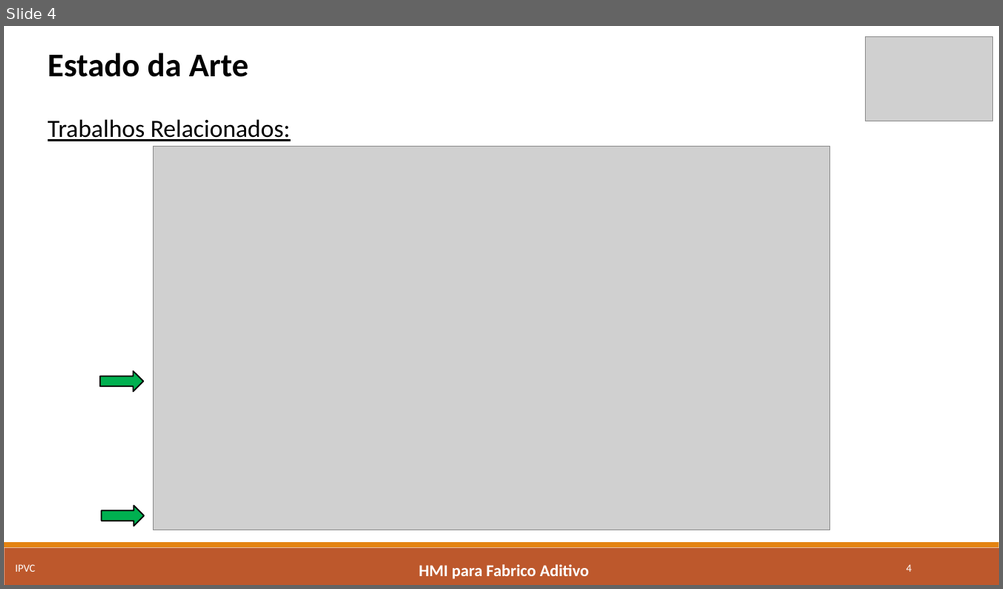
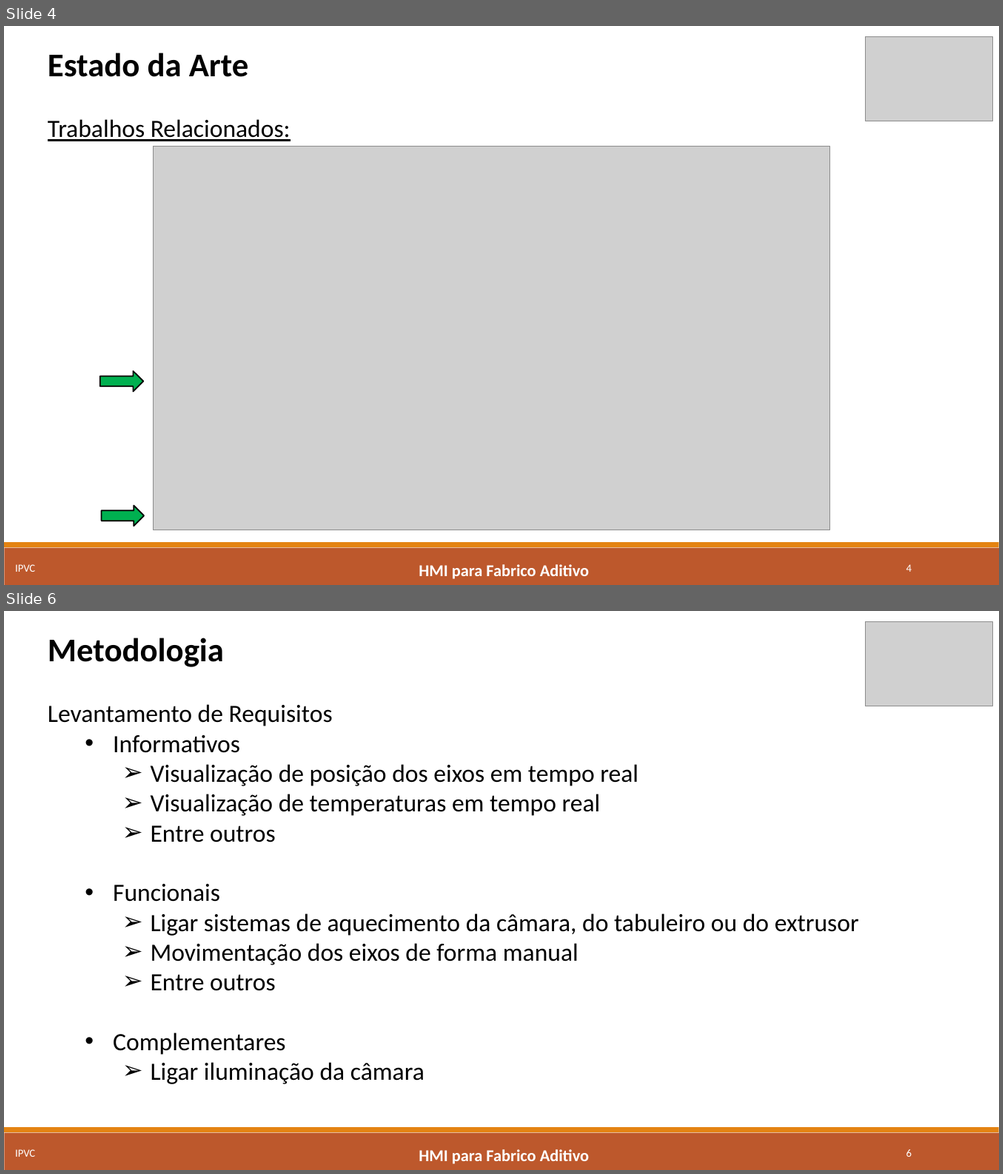
Before and after one commit to marcorlsrodrigues/projeto, a slide deck: Apresentacao_Final_MarcoRodrigues4652.pptx. Shown one above the other, each under a label of ours: slide 4 before the commit, slides 4 and 6 after it; the slides between them are not shown. The pictures are 1003x589 and 1003x1174 pixels, drawn with LibreOffice and Linux fonts; fonts in the diff are those of the drawing; grey boxes stand for pictures. Boxes give left, top, right and bottom in pixels: in the first picture for what was removed or moved away, otherwise in the second. Text is boxed around its words. In the diff, an @@ line names an element or a change of style, - is before the commit and + after.

```diff
--- a/Apresentacao_Final_MarcoRodrigues4652.pptx
+++ b/Apresentacao_Final_MarcoRodrigues4652.pptx
@@ slide 6 added at (x1=4, y1=611, x2=999, y2=1170), background #FFFFFF; not listed: 2 template elements that a slide beside it also shows @@
@@ picture added at (x1=865, y1=621, x2=992, y2=706) @@
@@ text added at (x1=48, y1=638, x2=859, y2=1085), 24 pt, text #000000 @@
+Metodologia
+Levantamento de Requisitos
+  • Informativos
+    ➢ Visualização de posição dos eixos em tempo real
+    ➢ Visualização de temperaturas em tempo real
+    ➢ Entre outros
+  • Funcionais
+    ➢ Ligar sistemas de aquecimento da câmara, do tabuleiro ou do extrusor
+    ➢ Movimentação dos eixos de forma manual
+    ➢ Entre outros
+  • Complementares
+    ➢ Ligar iluminação da câmara
@@ text added at (x1=15, y1=1150, x2=35, y2=1157), 10.5 pt, text #FFFFFF @@
+IPVC
@@ text added at (x1=418, y1=1150, x2=589, y2=1165), 16 pt, text #FFFFFF, bold @@
+HMI para Fabrico Aditivo
@@ page number added at (x1=906, y1=1150, x2=911, y2=1157), 10.5 pt, text #FFFFFF @@
+6
```
Also in this commit, not shown: 6 slides changed, 1 other file.
